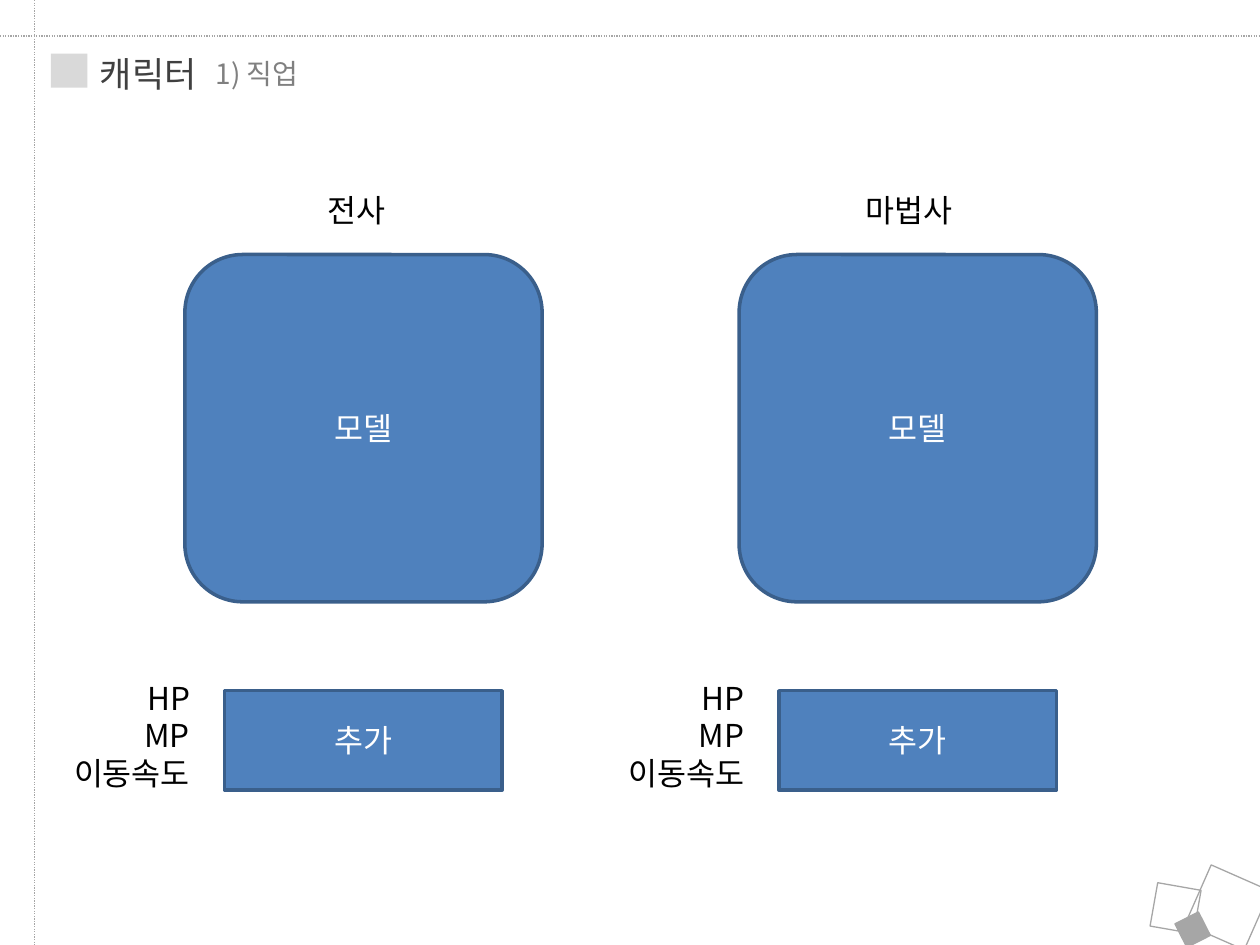
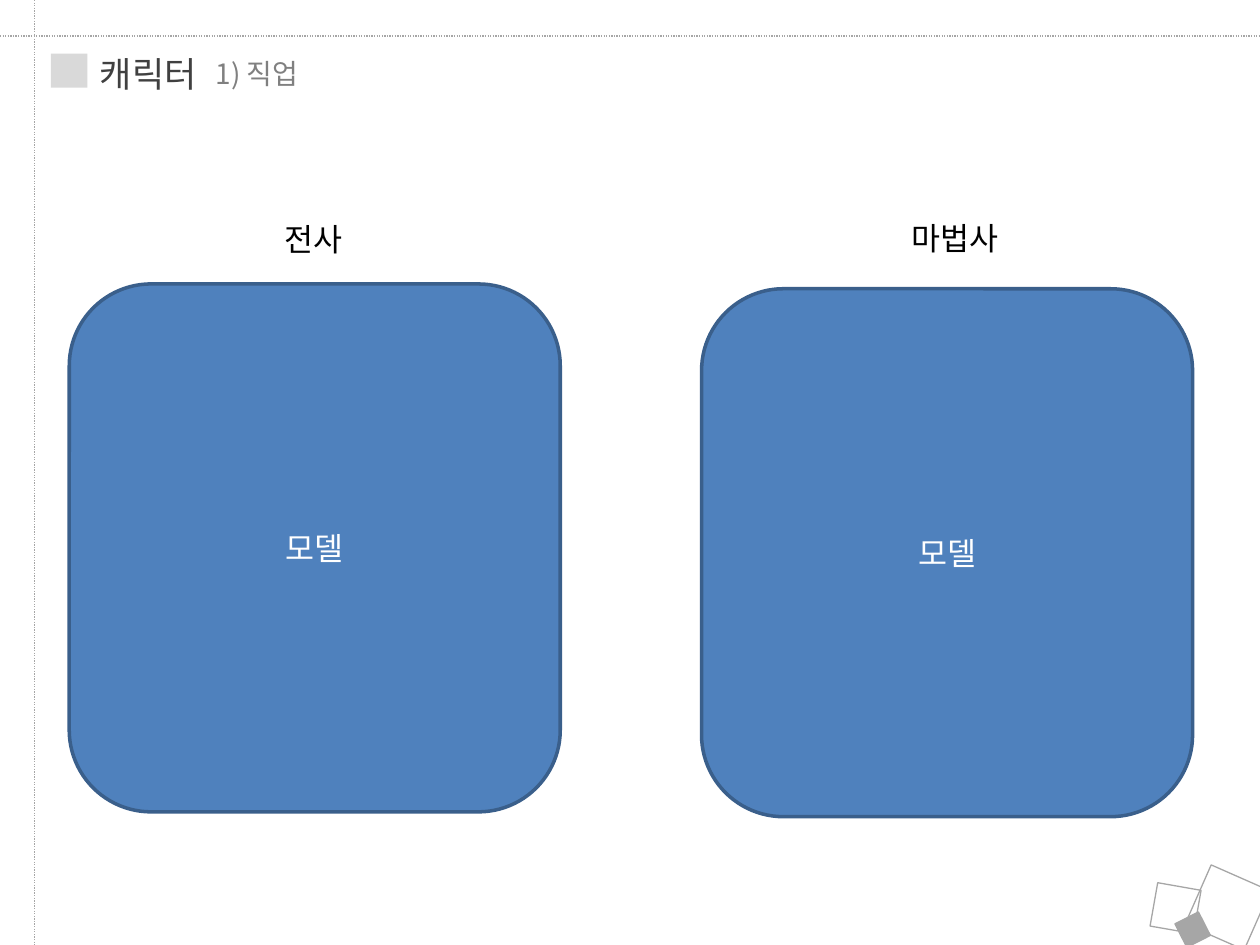
Before and after one commit to JungRobbi/ZolZak, a slide deck: slide 14 of Document/ppt.pptx (slide 15 before the commit). Drawn at 1260x945 pixels with LibreOffice and Linux fonts; fonts in the diff are those of the drawing. Boxes give left, top, right and bottom in pixels: in the first picture for what was removed or moved away, otherwise in the second. Text is boxed around its words. In the diff, an @@ line names an element or a change of style, - is before the commit and + after.

```diff
--- a/Document/ppt.pptx
+++ b/Document/ppt.pptx
@@ text "전사": place and size @@
-text "전사" at <box>328,196,386,225</box>
+text "전사" at <box>285,225,343,254</box>
@@ text "마법사": place and size @@
-text "마법사" at <box>866,196,953,225</box>
+text "마법사" at <box>911,224,998,253</box>
@@ rounded rectangle "모델": place and size @@
-rounded rectangle "모델" at <box>185,255,542,602</box>
+rounded rectangle "모델" at <box>69,284,561,811</box>
@@ rounded rectangle "모델": place and size @@
-rounded rectangle "모델" at <box>740,255,1096,602</box>
+rounded rectangle "모델" at <box>702,289,1193,816</box>
@@ text removed at <box>74,687,190,788</box> @@
-HP
-MP
-이동속도
@@ text removed at <box>628,687,744,788</box> @@
-HP
-MP
-이동속도
@@ rectangle removed at <box>224,690,501,790</box> @@
-추가
@@ rectangle removed at <box>779,690,1056,790</box> @@
-추가
```
Also in this commit, not shown: 11 other slides changed, 4 slides added, 1 slide removed.
